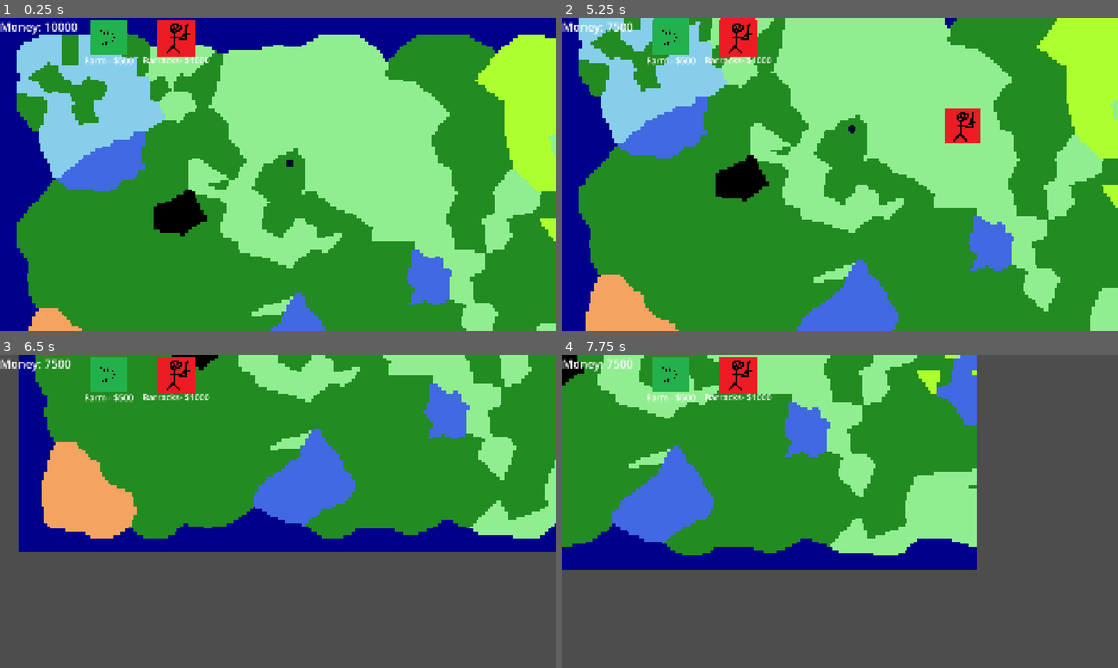
Above: before the commit, frames 1-4 (two rows, left to right).
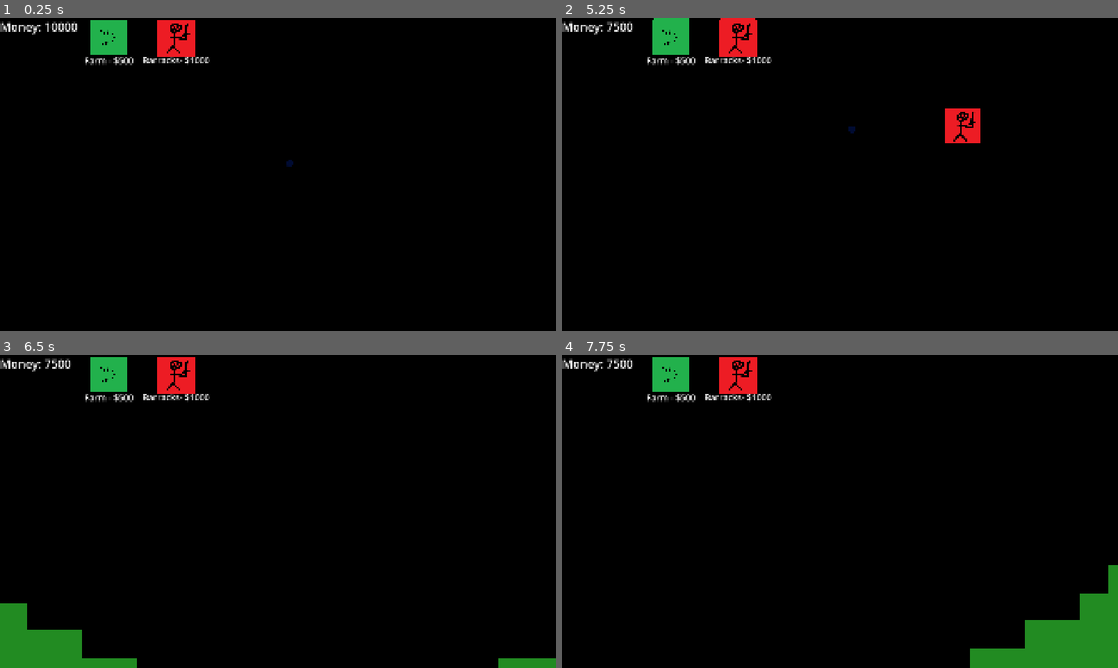
Above: after the commit, the same moments.

Repository: NathanBerglas/ROR-Testing
Game: Godot game, scene res://scenes/main.tscn
The game is run twice, just before and just after one commit, with the same random seed, the same clock (stepped at 60 frames per second) and the same inputs.
Inputs (mouse positions are in pixels of both pictures, inside the frame that each line leads up to):
- Up to frame 1 (0.25 s): no input
- Up to frame 2 (5.25 s): click (667, 36) at 0.5 s; click (739, 36) at 1.25 s; click (667, 36) at 2 s; click (739, 36) at 2.75 s; click (667, 36) at 3.5 s; click (739, 36) at 4.25 s; tap Enter at 5 s; move the mouse to (962, 158) at 5.02 s; hold S (move_camera_down) from 5.03 s (still down)
- Up to frame 3 (6.5 s): move the mouse to (166, 527) at 5.77 s; release S (move_camera_down) at 5.78 s; tap A (move_camera_left) at 5.85 s
- Up to frame 4 (7.75 s): move the mouse to (895, 442) at 6.52 s; hold D (move_camera_right) 6.53-7.28 s; move the mouse to (812, 574) at 7.27 s; tap W (move_camera_up) at 7.35 s

The runs differ from the first frame. In frame 1, 97% of the frame differs, in the area x 0-100%, y 0-100%; in frame 2, 97%; in frame 3, 98%; in frame 4, 98%.

Commit message:
Made some changes to biomegen, added grasslands, and biome points

Diff:
--- a/balancing/gen.json
+++ b/balancing/gen.json
@@ -5,7 +5,7 @@
 		{
 			"name": "origin",
 			"occurences": 1,
-			"spawn_area": [[480,539],[480,541]],
+			"spawn_area": [[640,540],[640,540]],
 			"gen_depth": 1,
 			"sub_occurences": [5, 15],
 			"sizes": [20, 50],
@@ -35,6 +35,14 @@
 			"sizes": [50,50,20],
 		},
 		{
+			"name": "grasslands",
+			"occurences": 3,
+			"spawn_area": [[1080,720],[1520,1030]],
+			"gen_depth": 2,
+			"sub_occurences": [3,3],
+			"sizes": [150,50],
+		},
+		{
 			"name": "forest",
 			"occurences": 20,
 			"spawn_area": [[0,0],[1920,1080]],
--- a/scenes/BiomeGen/BiomeGen.tscn
+++ b/scenes/BiomeGen/BiomeGen.tscn
@@ -1,11 +1,14 @@
-[gd_scene load_steps=3 format=3 uid="uid://c55deqr6361v3"]
+[gd_scene load_steps=4 format=3 uid="uid://c55deqr6361v3"]
 
 [ext_resource type="Script" uid="uid://dojmlj5x4nvxm" path="res://scripts/BiomeGen/NatesBiomeGen.gd" id="1_l40ff"]
 [ext_resource type="JSON" path="res://balancing/gen.json" id="2_5j2y8"]
+[ext_resource type="PackedScene" uid="uid://b8mu8fyo5b0e8" path="res://scenes/prefabs/target.tscn" id="3_o40gx"]
 
 [node name="Biome Gen" type="Node2D"]
 script = ExtResource("1_l40ff")
+COLS = 300
 BORDER_RESOLUTION = 150
 gen_data = ExtResource("2_5j2y8")
+target = ExtResource("3_o40gx")
 
 [node name="Ground Mesh" type="MeshInstance2D" parent="."]
--- a/scenes/main.tscn
+++ b/scenes/main.tscn
@@ -20,3 +20,7 @@
 light_mask = 512
 visibility_layer = 512
 z_index = -2
+position = Vector2(-10725, -10350)
+SCREEN_RESOLUTION = Vector2i(28800, 16200)
+BORDER_RESOLUTION = 2250
+origin_radius = 1500
--- /dev/null
+++ b/scenes/prefabs/target.tscn
@@ -0,0 +1,9 @@
+[gd_scene load_steps=2 format=3 uid="uid://b8mu8fyo5b0e8"]
+
+[ext_resource type="Texture2D" uid="uid://cudeoyxiwk1sp" path="res://assets/target.png" id="1_ki7k3"]
+
+[node name="Target" type="Sprite2D"]
+texture_filter = 1
+texture_repeat = 1
+scale = Vector2(0.1, 0.1)
+texture = ExtResource("1_ki7k3")
--- a/scripts/BiomeGen/NatesBiomeGen.gd
+++ b/scripts/BiomeGen/NatesBiomeGen.gd
@@ -4,6 +4,7 @@
 @export var SCREEN_RESOLUTION: Vector2i = Vector2i(1920,1080)
 @export var COLS: int = 192
 var PIXELS_PER_TILE: int
+var points = PackedVector3Array() # (x, y, feature index)
 
 # Map Area
 @export var BORDER_RESOLUTION: int = 100
@@ -13,6 +14,13 @@
 
 # Gen Data
 @export var gen_data: JSON
+
+#Hardcode
+@export var origin_radius = 100 # Squared
+@export var biome_colours: Array[Color] = [Color.BLACK, Color.GREEN_YELLOW, Color.SKY_BLUE, Color.SANDY_BROWN, Color.WHEAT, Color.FOREST_GREEN, Color.LIGHT_GREEN, Color.ROYAL_BLUE]
+
+# Debugging
+@export var target: PackedScene
 
 # Poisson distribution constants
 const max_poisson_attempts_1d: int = 100
@@ -29,6 +37,14 @@
 	MAP_ROWS = MAP_RESOLUTION.y / PIXELS_PER_TILE
 	# Generate Mesh
 	_generate_mesh()
+	#_show_points()
+
+func _show_points():
+	for p in points:
+		var instance = target.instantiate()
+		instance.global_position = Vector2(p.x,p.y)
+		instance.modulate = biome_colours[p.z] * 0.9
+		add_child(instance)
 
 # 1 dimensional poisson disk distribution
 func _poisson_dd_1d(min: int, max: int, n: int, density: float) -> Array:
@@ -37,7 +53,7 @@
 	var min_distance: float = ceil(range / n) / density # The farthest each can get and still fit divided by density. If density >= 1, all can fit
 	var chunk_count: int = int(range / min_distance)
 
-	var points: PackedInt32Array
+	var p_points: PackedInt32Array
 	var chunks: Array[Array] = [] # Each point is placed in a chunk. Each chunk is exactly min_distance wide starting from min (stretches to max)
 	for c in chunk_count: # Initialize the array
 		chunks.push_back([])
@@ -65,11 +81,11 @@
 						break
 			if (sucess):
 				chunks[chunk_id].push_back(x)
-				points.push_back(x)
+				p_points.push_back(x)
 				break
 			if (attempt == max_poisson_attempts_1d):
 				print("Biome Gen Timed out! 1d")
-	return points
+	return p_points
 
 # 2 dimensional poisson disk distribution for rectangle - Generates based on resolution
 # Takes previous points, generation options, and outputs a point
@@ -149,7 +165,6 @@
 		number_of_features += occurences[f]
 
 	# Points and chunks
-	var points = PackedVector3Array() # (x, y, feature index)
 	var min_distance: float = sqrt((SCREEN_RESOLUTION.x * SCREEN_RESOLUTION.y) / (number_of_features * PI * sphere_packing_constant)) # The minimum distance any two points can be
 	var chunks: Array[Array] # Each point is placed in a chunk. Each chunk is exactly min_distance_x wide starting from min (stretches to max)
 	var chunk_length: float = min_distance / 0.70711  # sqrt(2) * min_distance
@@ -188,12 +203,14 @@
 					# Random angle around the circle
 					var offset = Vector2(radius, 0).rotated(a / 1000.)
 					var new_point = Vector2(center.x,center.y) + offset
-					new_point.x = int(clamp(new_point.x, 2./3. * BORDER_RESOLUTION, MAP_RESOLUTION.x))
-					new_point.y = int(clamp(new_point.y, 2./3. * BORDER_RESOLUTION, MAP_RESOLUTION.y - 2./3. * BORDER_RESOLUTION))
-					points.append(Vector3(new_point.x, new_point.y, f))
-					# Queue it up for the next depth layer
-					depth += 1
-					stack.append([new_point, depth])
+					#new_point.x = int(clamp(new_point.x, 2./3. * BORDER_RESOLUTION, 1000000))#MAP_RESOLUTION.x))
+					#new_point.y = int(clamp(new_point.y, 2./3. * BORDER_RESOLUTION, MAP_RESOLUTION.y - 2./3. * BORDER_RESOLUTION))
+					if ((2./3. * BORDER_RESOLUTION < new_point.x and new_point.x < MAP_RESOLUTION.x) and
+						(2./3. * BORDER_RESOLUTION < new_point.y and new_point.y < MAP_RESOLUTION.y - 2./3. * BORDER_RESOLUTION)):
+						points.append(Vector3(new_point.x, new_point.y, f))
+						# Queue it up for the next depth layer
+						depth += 1
+						stack.append([new_point, depth])
 
 	# Generates mesh
 	for row: int in MAP_ROWS:
@@ -213,25 +230,14 @@
 			var closest_feature = Vector2(-1, -1) # distance squared, feature id
 			for p in points:
 				var distance = (col * PIXELS_PER_TILE - p.x) * (col * PIXELS_PER_TILE - p.x) + (row * PIXELS_PER_TILE - p.y) * (row * PIXELS_PER_TILE - p.y) # Calculate distance squared
+				if (distance < origin_radius*origin_radius and p.z == 0): # If it's within origin radius from origin, force it to be origin
+					closest_feature = Vector2(distance,p.z)
+					break
 				if ((closest_feature.x == -1) or (distance < closest_feature.x)): # New closest feature
 					closest_feature = Vector2(distance,p.z)
 
 			# Generate the color for the whole quad
-			var color = Color.WHITE
-			if (closest_feature.y == 0): # Origin
-				color = Color.BLACK
-			elif (closest_feature.y == 1): # Rainforest
-				color = Color.GREEN_YELLOW
-			elif (closest_feature.y == 2): # Tundra
-				color = Color.SKY_BLUE
-			elif (closest_feature.y == 3): # Desert
-				color = Color.SANDY_BROWN
-			elif (closest_feature.y == 4): # Forest
-				color = Color.FOREST_GREEN
-			elif (closest_feature.y == 5): # Plains
-				color = Color.LIGHT_GREEN
-			elif (closest_feature.y == 6): # Lake
-				color = Color.ROYAL_BLUE
+			var color = biome_colours[closest_feature.y]
 			if ((sqrt(closest_feature.x) > (col * PIXELS_PER_TILE) or sqrt(closest_feature.x) > (row * PIXELS_PER_TILE))
 			or (sqrt(closest_feature.x) > MAP_RESOLUTION.y - (row * PIXELS_PER_TILE))): # Ocean
 				color = Color.DARK_BLUE
Binary file added: assets/target.png
Not shown, added: assets/target.png.import
